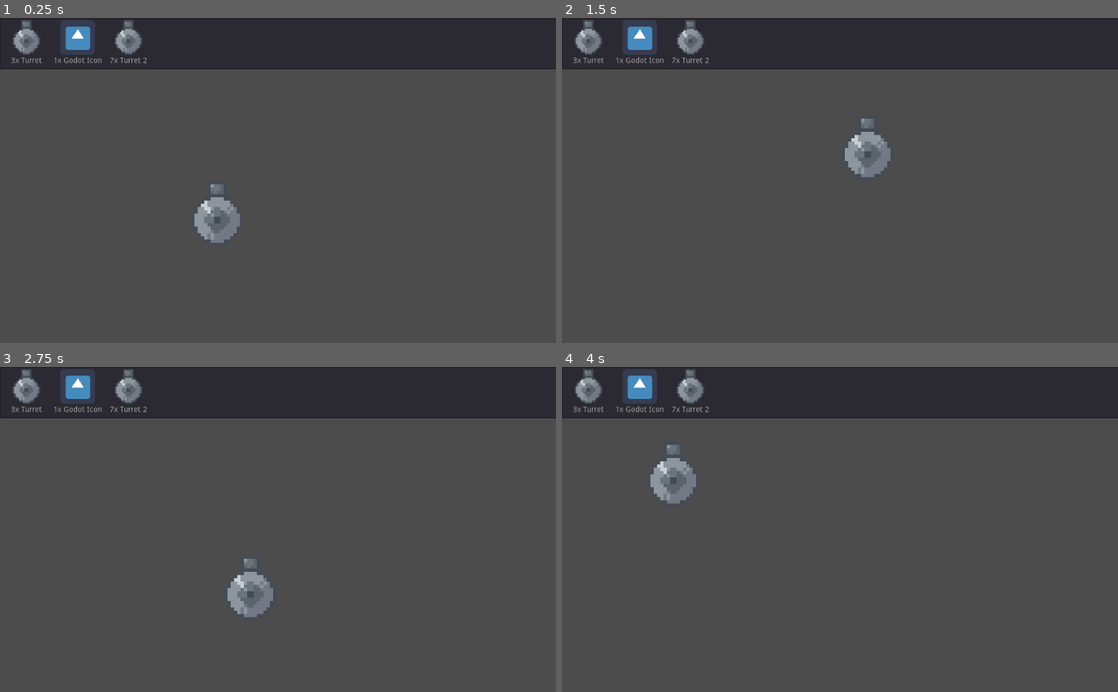
Above: before the commit, frames 1-4 (two rows, left to right).
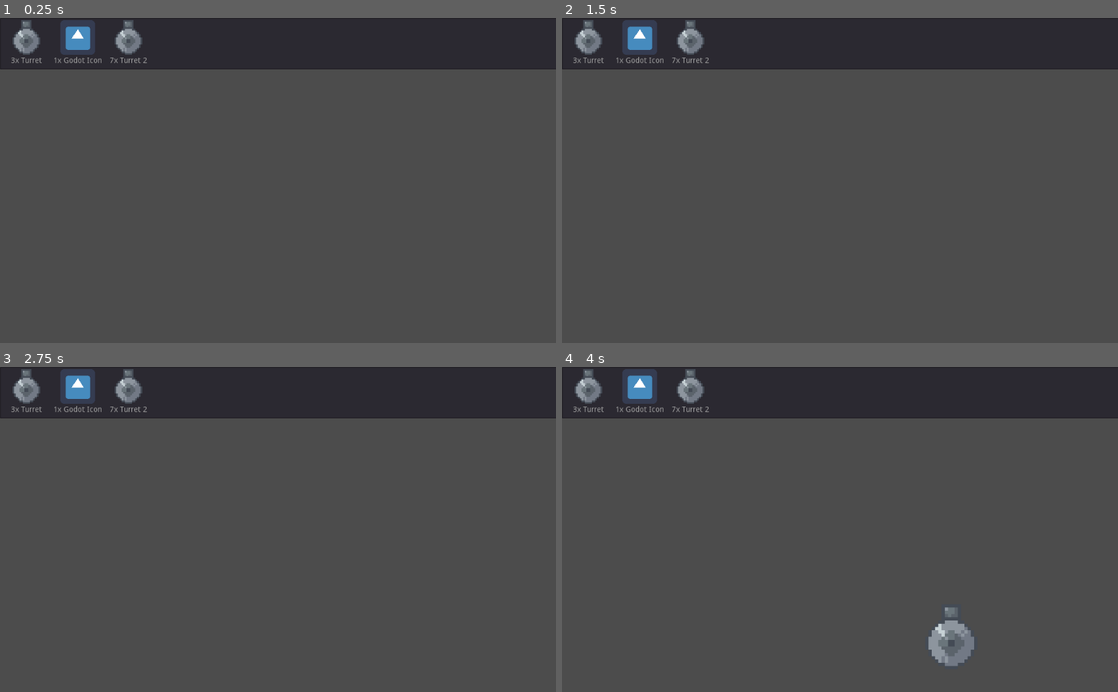
Above: after the commit, the same moments.

Repository: Myles512/AGJ2021
Game: Godot game, scene res://Scenes/Main.tscn
Two runs of this game, one before a commit and one after it. Both use one fixed random seed, a clock stepped at 60 frames per second and the inputs below. The project has no main scene, so this scene is started directly. The engine's default icon, where the game draws it, is replaced by a stand-in: a white triangle on a blue panel in a dark square.
Inputs (mouse positions are in pixels of both pictures, inside the frame that each line leads up to):
- Up to frame 1 (0.25 s): no input
- Up to frame 2 (1.5 s): tap Enter at 0.5 s; drag from (778, 219) to (895, 109) at 0.52 s; tap Space at 1.25 s; drag from (895, 109) to (812, 245) at 1.27 s
- Up to frame 3 (2.75 s): tap Enter at 2 s; move the mouse to (333, 458) at 2.02 s; press the mouse at (333, 458) at 2.03 s
- Up to frame 4 (4 s): release the mouse at (895, 458) at 2.75 s; tap Space at 2.75 s; drag from (812, 594) to (673, 480) at 2.77 s; tap Enter at 3.5 s; move the mouse to (1006, 578) at 3.52 s; press the mouse at (1006, 578) at 3.53 s

The runs differ from the first frame. In frame 1, 0.9% of the frame differs, in the area x 34-44%, y 51-70%; in frame 2, 0.9%; in frame 3, 0.9%; in frame 4, 1.8%, in the area x 15-75%, y 23-93%.

Commit message:
Shop correctly deletes items

Diff:
--- a/Scenes/Main.tscn
+++ b/Scenes/Main.tscn
@@ -10,8 +10,13 @@
 [node name="Turret" parent="." instance=ExtResource( 2 )]
 position = Vector2( 400.289, 373.317 )
 
-[node name="Inventory" parent="." instance=ExtResource( 1 )]
+[node name="CanvasLayer" type="CanvasLayer" parent="."]
+
+[node name="Inventory" parent="CanvasLayer" instance=ExtResource( 1 )]
 anchor_right = 0.0
 anchor_bottom = 0.0
 margin_right = 1027.0
 margin_bottom = 600.0
+
+[node name="Camera2D" type="Camera2D" parent="."]
+current = true
--- a/Scripts/Inventory.gd
+++ b/Scripts/Inventory.gd
@@ -19,26 +19,43 @@
 
 func _process(delta):
 	if selectedRealWorldItem:
-		selectedRealWorldItem.position = get_viewport().get_mouse_position()
+		selectedRealWorldItem.position = get_global_mouse_position()
 
 func _input(event):
-	if event.is_action_pressed("mouse_left_button") and mouseInsideBox:
-		#$ItemList.select()
-		var selectedItems = $ItemList.get_selected_items()
-		if len(selectedItems) == 0:
-			return	#nothing to do if nothing is selected
-		var selectedItem = items[selectedItems[0]]
-		if selectedItem[1] <= 0:
-			return	# nothing to do if no items remain
-		var res = load("res://Scenes/Turret.tscn")
-		var obj = res.instance()
-		get_tree().root.add_child(obj)
-		selectedRealWorldItem = obj
+	if event.is_action_pressed("mouse_left_button"):
+		if mouseInsideBox:
+			var selectedItems = $ItemList.get_selected_items()
+			if len(selectedItems) == 0:
+				return	#nothing to do if nothing is selected
+			var selectedItem = items[selectedItems[0]]
+			if selectedItem[1] <= 0:
+				return	# nothing to do if no items remain
+			var res = load("res://Scenes/Turret.tscn")
+			var obj = res.instance()
+			get_tree().root.add_child(obj)
+			selectedRealWorldItem = obj
 
-		for i in selectedItems:
-			updateItemCount(i, -1)
+			for i in selectedItems:
+				updateItemCount(i, -1)
+		else:
+			var pos = get_global_mouse_position()
+			var intersects = get_world_2d().get_direct_space_state().intersect_point(
+					pos, 32, [], 0x7FFFFFFF, true, true)
+			for i in intersects:
+				selectedRealWorldItem = i["collider"].owner
+				break
 
 	if event.is_action_released("mouse_left_button"):
+		updateMouseInsideBox()
+		if mouseInsideBox:
+			if selectedRealWorldItem:
+				var itemName = selectedRealWorldItem.name
+				if "@" in itemName:
+					itemName = str(itemName).split("@")[1]	# duplicate items in the scene are named @Name@#, where # is some number
+				for i in range(len(items)):
+					if items[i][0] == itemName:
+						updateItemCount(i, 1)
+				selectedRealWorldItem.queue_free()
 		selectedRealWorldItem = null
 
 
@@ -61,7 +78,10 @@
 func _on_ItemList_mouse_exited():
 	mouseInsideBox = false
 
+func updateMouseInsideBox():
+	var pos = get_global_mouse_position()
+	mouseInsideBox = $ItemList.get_global_rect().has_point(pos)
+
 
 func _on_ItemList_item_selected(index):
-	print("Item selected")
 	pass # Replace with function body.
